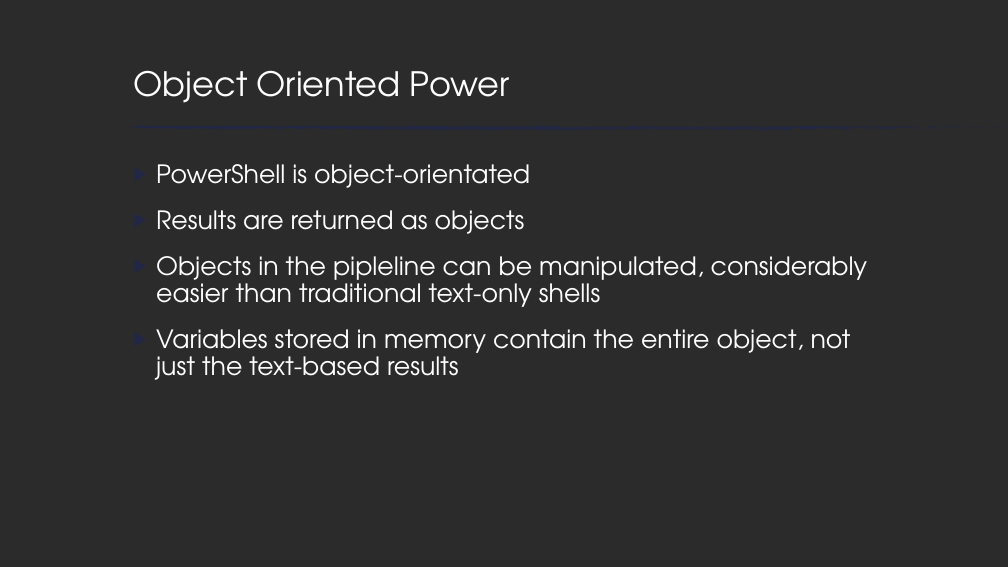
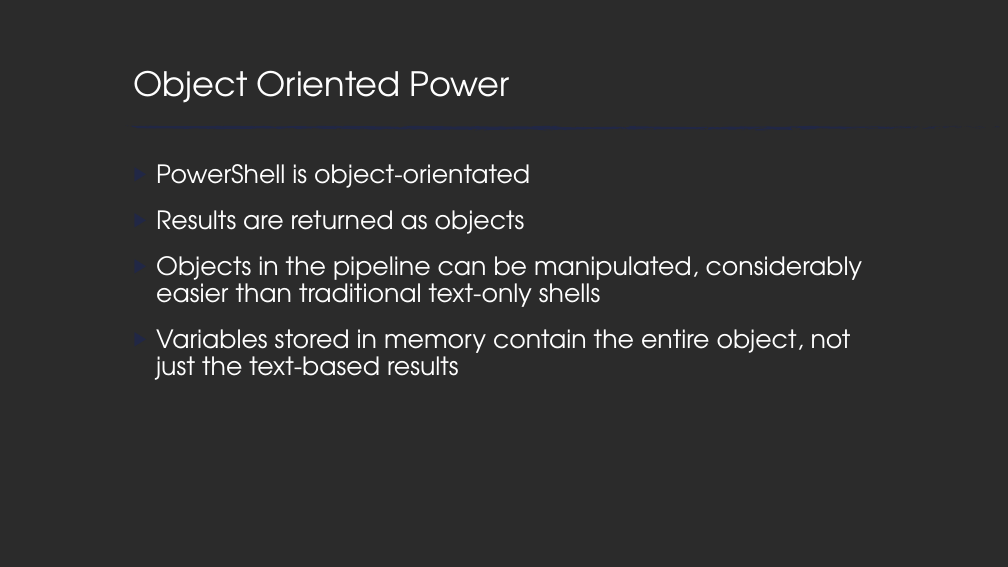
Before and after one commit to ryandcoates/bcc-ps101, a slide deck: slide 8 of bcc18-ps101.pptx. Drawn at 1008x567 pixels with LibreOffice and Linux fonts; fonts in the diff are those of the drawing; background and template pictures are left out; a plain dark background stands for a picture behind light text. Boxes give left, top, right and bottom in pixels: in the first picture for what was removed or moved away, otherwise in the second. Text is boxed around its words. In the diff, an @@ line names an element or a change of style, - is before the commit and + after.

```diff
--- a/bcc18-ps101.pptx
+++ b/bcc18-ps101.pptx
@@ text at (156, 256, 862, 307): text changed @@
-▶ Objects in the pipleline can be manipulated, considerably easier than traditional text-only shells
+▶ Objects in the pipeline can be manipulated, considerably easier than traditional text-only shells
```
Also in this commit, not shown: 1 other slide changed, 4 slides added.
